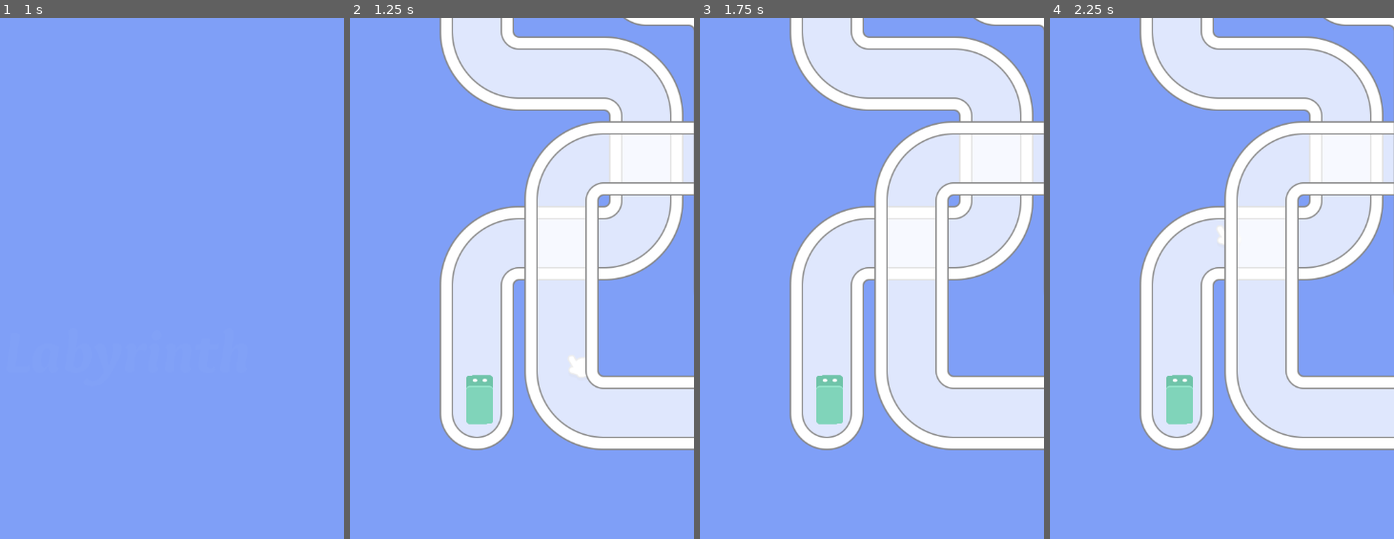
Above: before the commit, frames 1-4 (left to right).
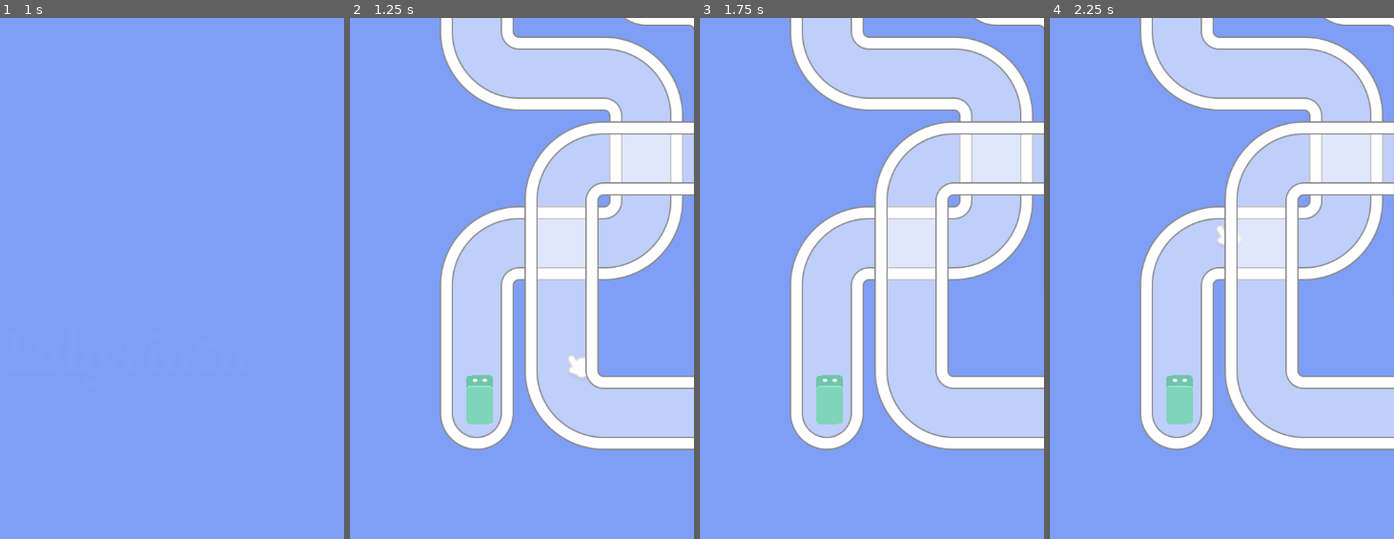
Above: after the commit, the same moments.

Repository: mapsandapps/godot-games
Game: Godot game, scene res://scenes/intro.tscn
Same seed, same stepped clock (60 frames per second), same inputs: the game is played once before the commit and once after it.
Inputs (mouse positions are in pixels of both pictures, inside the frame that each line leads up to):
- Up to frame 1 (1 s): move the mouse to (223, 361) at 0.52 s; press the mouse at (223, 361) at 0.53 s
- Up to frame 2 (1.25 s): no input
- Up to frame 3 (1.75 s): move the mouse to (744, 440) at 1.27 s; release the mouse at (744, 440) at 1.28 s; click (744, 440) at 1.35 s
- Up to frame 4 (2.25 s): tap Enter at 2 s; move the mouse to (1222, 231) at 2.02 s; press the mouse at (1222, 231) at 2.03 s

Frame 1 is identical in both runs. In frame 2, 22% of the frame differs, in the area x 26-100%, y 0-83%; in frame 3, 22%; in frame 4, 22%.

Commit message:
labyrinth: fix mistake

Diff:
--- a/labyrinth/scenes/main_scene.tscn
+++ b/labyrinth/scenes/main_scene.tscn
@@ -1,8 +1,7 @@
-[gd_scene load_steps=4 format=3 uid="uid://chppb74cji3bw"]
+[gd_scene load_steps=3 format=3 uid="uid://chppb74cji3bw"]
 
 [ext_resource type="Script" path="res://scenes/main_scene.gd" id="1_34tm0"]
 [ext_resource type="PackedScene" uid="uid://xkdp6gtcsvjj" path="res://scenes/finger.tscn" id="1_dgfr4"]
-[ext_resource type="PackedScene" uid="uid://mohhck8wrjw2" path="res://scenes/levels/level_0001.tscn" id="3_m262j"]
 
 [node name="MainScene" type="Node2D"]
 script = ExtResource("1_34tm0")
@@ -16,5 +15,3 @@
 
 [node name="Finger" parent="." instance=ExtResource("1_dgfr4")]
 visible = false
-
-[node name="Level 0001" parent="." instance=ExtResource("3_m262j")]
